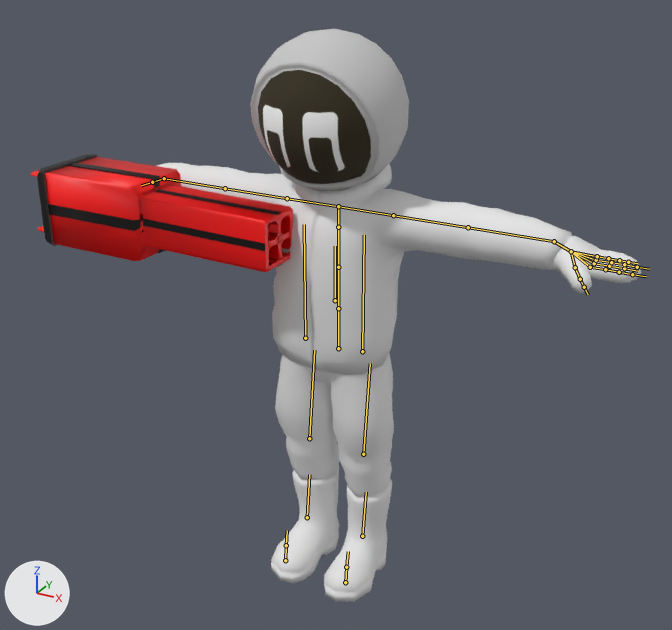
The FBX model Astromega/Assets/ra00.fbx as it was, and as the next commit left it.
Before and after are seen from a camera (50 mm lens) standing at (6.03, -10.9, 9.85) and looking at (0.32, -0.52, 4.65). Every picture has the same lights, and +X, +Y and +Z are marked at lower left. The first picture is the older version. The bones that change, and the others that lie on the model, are drawn over the model as lines.

The first picture shows 'Shooter', '_SK_astronautHelmet.103', '_SK_astronautPants.001', '_SK_astronautTorso.102'.
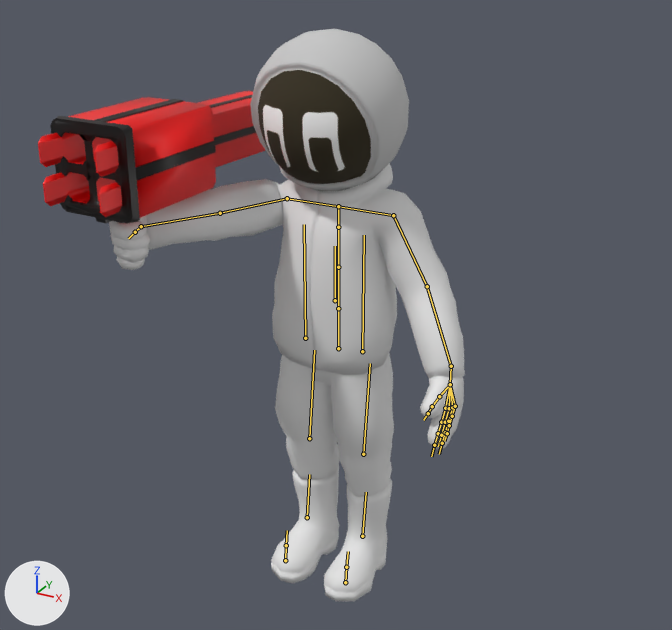
The newer file adds an action. The first version stands in its rest pose; the second is drawn at frame 151 of the action 'Armature|ArmatureAction'.

Boxes (x1, y1, x2, y2) around the edits, measured in the pictures (672 x 630 px):
'_SK_astronautTorso.102', posed
    before: (157, 163, 641, 375)
    after: (109, 163, 465, 450)
'Shooter', posed
    before: (31, 154, 293, 272)
    after: (38, 91, 266, 224)
bone 'Bone.006', root to tip
    before: (287, 198) to (225, 188)
    after: (287, 198) to (220, 213)
bone 'Bone.008', root to tip
    before: (225, 188) to (164, 178)
    after: (220, 213) to (141, 226)
bone 'Bone.010', root to tip
    before: (164, 178) to (152, 182)
    after: (141, 226) to (135, 232)
bone 'Bone.007', root to tip
    before: (393, 215) to (468, 227)
    after: (393, 215) to (427, 286)
bone 'Bone.009', root to tip
    before: (468, 227) to (554, 241)
    after: (427, 286) to (451, 366)
bone 'Bone.017', root to tip
    before: (590, 267) to (605, 269)
    after: (445, 408) to (441, 422)
bone 'Bone.020', root to tip
    before: (594, 263) to (609, 266)
    after: (449, 408) to (445, 422)
bone 'Bone.023', root to tip
    before: (596, 260) to (611, 262)
    after: (452, 407) to (448, 421)
bone 'Bone.026', root to tip
    before: (597, 256) to (608, 258)
    after: (455, 406) to (452, 416)

The edits, one by one:
Bone 'Bone.006' (bone_bone_006) turns from (0, 0, 0) to (94, 27, 102) degrees about its own x, y and z.
Bone 'Bone.008' (bone_bone_008) turns from (0, 0, 0) to (2, -11, -3) degrees about its own x, y and z.
Bone 'Bone.010' (bone_bone_010) turns from (0, 0, 0) to (0, 0, 30) degrees about its own x, y and z.
Bone 'Bone.007' (bone_bone_007) turns from (0, 0, 0) to (0, 0, -60) degrees about its own x, y and z.
Bone 'Bone.009' (bone_bone_009) turns from (0, 0, 0) to (22, -12, -2) degrees about its own x, y and z.
Bone 'Bone.017' (bone_bone_017) turns from (0, 0, 0) to (3, 24, -31) degrees about its own x, y and z.
Bone 'Bone.020' (bone_bone_020) turns from (0, 0, 0) to (6, 24, -30) degrees about its own x, y and z.
Bone 'Bone.023' (bone_bone_023) turns from (0, 0, 0) to (8, 25, -28) degrees about its own x, y and z.
Bone 'Bone.026' (bone_bone_026) turns from (0, 0, 0) to (11, 25, -27) degrees about its own x, y and z.
